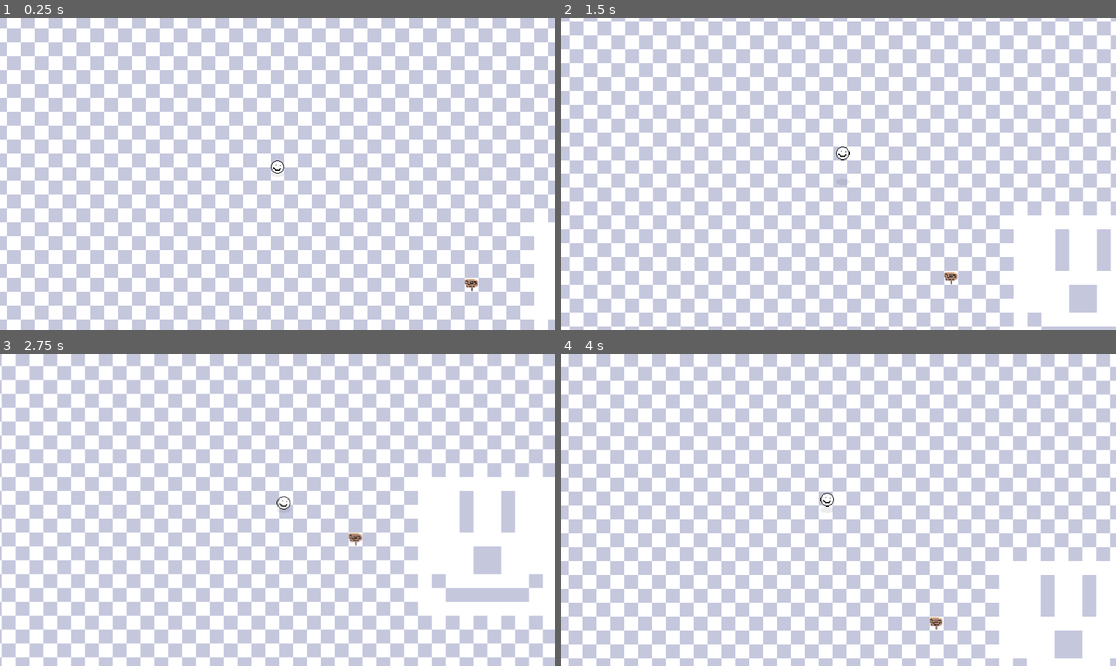
Above: before the commit, frames 1-4 (two rows, left to right).
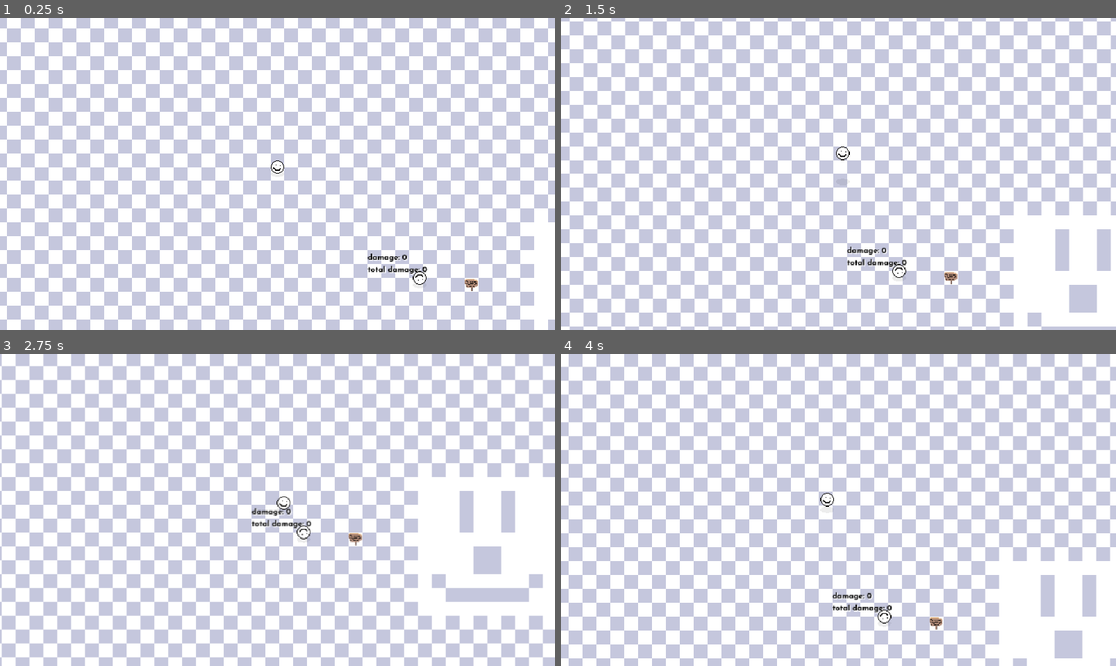
Above: after the commit, the same moments.

Repository: chris-pitre/Space-Cowboy
Game: Godot game, scene res://scenes/main.tscn
Two runs of this game, one before a commit and one after it. Both use one fixed random seed, a clock stepped at 60 frames per second and the inputs below.
Inputs (mouse positions are in pixels of both pictures, inside the frame that each line leads up to):
- Up to frame 1 (0.25 s): no input
- Up to frame 2 (1.5 s): tap Enter at 0.5 s; move the mouse to (960, 158) at 0.52 s; hold D (move_right) 0.53-1.28 s; click (960, 158) at 0.6 s; tap Space (jump) at 0.77 s; move the mouse to (727, 189) at 1.27 s; hold S (move_down) from 1.28 s (still down); tap F (interact) at 1.35 s
- Up to frame 3 (2.75 s): tap Space (jump) at 1.52 s; move the mouse to (333, 441) at 2.02 s; release S (move_down) at 2.03 s; hold D (move_right) from 2.03 s (still down); hold Ctrl (walk) from 2.03 s (still down)
- Up to frame 4 (4 s): move the mouse to (810, 572) at 2.77 s; release D (move_right) at 2.78 s; release Ctrl (walk) at 2.78 s; hold W (move_up) 2.78-3.53 s; click (810, 572) at 2.85 s; tap Space (jump) at 3.02, 3.77 s; move the mouse to (1005, 556) at 3.52 s; hold A (move_left) from 3.53 s (still down); tap F (interact) at 3.6 s

The runs differ from the first frame. In frame 1, 0.3% of the frame differs, in the area x 66-78%, y 75-86%; in frame 2, 0.3%; in frame 3, 0.3%, in the area x 45-57%, y 49-60%; in frame 4, 0.3%.

Commit message:
created test dummy

Diff:
--- /dev/null
+++ b/scenes/actors/dummy/dummy.gd
@@ -0,0 +1,8 @@
+class_name Dummy extends Actor
+
+var total_damage: int = 0
+
+func is_hit(damage: float) -> void:
+	total_damage += damage
+	$Control/Container/Damage.text = "damage: %s" % str(damage)
+	$Control/Container/TotalDamage.text = "total damage: %s" % str(total_damage)
--- /dev/null
+++ b/scenes/actors/dummy/dummy.tscn
@@ -0,0 +1,72 @@
+[gd_scene load_steps=5 format=3 uid="uid://4cf71r7q316t"]
+
+[ext_resource type="Script" path="res://scenes/actors/dummy/dummy.gd" id="1_u1gb6"]
+[ext_resource type="Texture2D" uid="uid://byllt52147x1u" path="res://assets/textures/debug/smiley.png" id="2_82wto"]
+[ext_resource type="FontFile" uid="uid://c5lo51ho2gio0" path="res://assets/themes/fonts/JosefinSans-Bold.ttf" id="3_02jrx"]
+
+[sub_resource type="RectangleShape2D" id="RectangleShape2D_qs6pd"]
+size = Vector2(16, 16)
+
+[node name="Dummy" type="CharacterBody2D" node_paths=PackedStringArray("sprite")]
+collision_layer = 2
+collision_mask = 15
+script = ExtResource("1_u1gb6")
+hp = null
+speed = null
+acceleration = null
+shadow_size = null
+sprite = NodePath("Sprite2D")
+pathfind_movement = null
+
+[node name="Control" type="Control" parent="."]
+layout_mode = 3
+anchors_preset = 8
+anchor_left = 0.5
+anchor_top = 0.5
+anchor_right = 0.5
+anchor_bottom = 0.5
+grow_horizontal = 2
+grow_vertical = 2
+size_flags_horizontal = 4
+
+[node name="Container" type="VBoxContainer" parent="Control"]
+layout_mode = 1
+anchors_preset = 8
+anchor_left = 0.5
+anchor_top = 0.5
+anchor_right = 0.5
+anchor_bottom = 0.5
+offset_left = -60.0
+offset_top = -36.5
+offset_right = 60.0
+offset_bottom = 6.5
+grow_horizontal = 2
+grow_vertical = 2
+size_flags_horizontal = 4
+
+[node name="Damage" type="Label" parent="Control/Container"]
+layout_mode = 2
+theme_override_colors/font_color = Color(0, 0, 0, 1)
+theme_override_colors/font_shadow_color = Color(1, 1, 1, 1)
+theme_override_colors/font_outline_color = Color(1, 1, 1, 1)
+theme_override_fonts/font = ExtResource("3_02jrx")
+theme_override_font_sizes/font_size = 9
+text = "damage: 0
+"
+
+[node name="TotalDamage" type="Label" parent="Control/Container"]
+layout_mode = 2
+theme_override_colors/font_color = Color(0, 0, 0, 1)
+theme_override_colors/font_shadow_color = Color(1, 1, 1, 1)
+theme_override_colors/font_outline_color = Color(1, 1, 1, 1)
+theme_override_fonts/font = ExtResource("3_02jrx")
+theme_override_font_sizes/font_size = 9
+text = "total damage: 0"
+
+[node name="Sprite2D" type="Sprite2D" parent="."]
+texture = ExtResource("2_82wto")
+flip_v = true
+
+[node name="CollisionShape2D" type="CollisionShape2D" parent="."]
+position = Vector2(0, -7)
+shape = SubResource("RectangleShape2D_qs6pd")
--- a/scenes/actors/player/player.tscn
+++ b/scenes/actors/player/player.tscn
@@ -17,7 +17,6 @@
 motion_mode = 1
 script = ExtResource("1_wvyjj")
 sprite = NodePath("Sprite2D")
-current_bullet = null
 state_machine = NodePath("StateMachine")
 
 [node name="StateMachine" type="Node" parent="." node_paths=PackedStringArray("default_state")]
--- a/scenes/environment/level.tscn
+++ b/scenes/environment/level.tscn
@@ -1,8 +1,9 @@
-[gd_scene load_steps=9 format=3 uid="uid://c1j8i8usn8q2a"]
+[gd_scene load_steps=10 format=3 uid="uid://c1j8i8usn8q2a"]
 
 [ext_resource type="Script" path="res://scenes/environment/level.gd" id="1_juo68"]
 [ext_resource type="PackedScene" uid="uid://6rbl7by5xp3h" path="res://scenes/actors/player/player.tscn" id="1_kwycl"]
 [ext_resource type="PackedScene" uid="uid://dv4cfc8crpep6" path="res://scenes/prefabs/test_sign/test_sign.tscn" id="3_3bpow"]
+[ext_resource type="PackedScene" uid="uid://4cf71r7q316t" path="res://scenes/actors/dummy/dummy.tscn" id="3_j08b4"]
 [ext_resource type="TileSet" uid="uid://ce3pb7mx2dg50" path="res://assets/environment/tilesets/basic.tres" id="4_cwhe2"]
 [ext_resource type="Script" path="res://src/resources/dialogue/dialogue_branch.gd" id="4_jjvmf"]
 
@@ -58,6 +59,9 @@
 position_smoothing_enabled = true
 position_smoothing_speed = 8.0
 
+[node name="Dummy" parent="Actors" instance=ExtResource("3_j08b4")]
+position = Vector2(172, 136)
+
 [node name="Environment" type="Node2D" parent="."]
 y_sort_enabled = true
 
